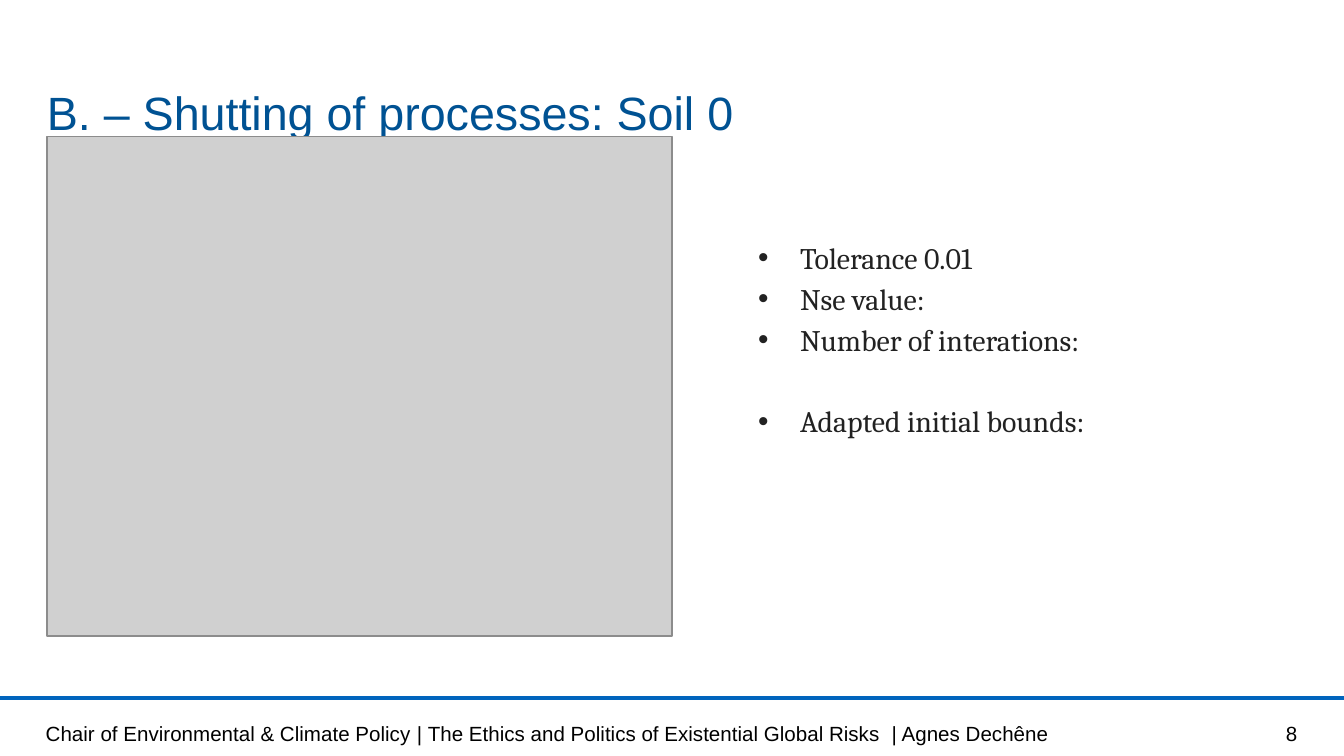
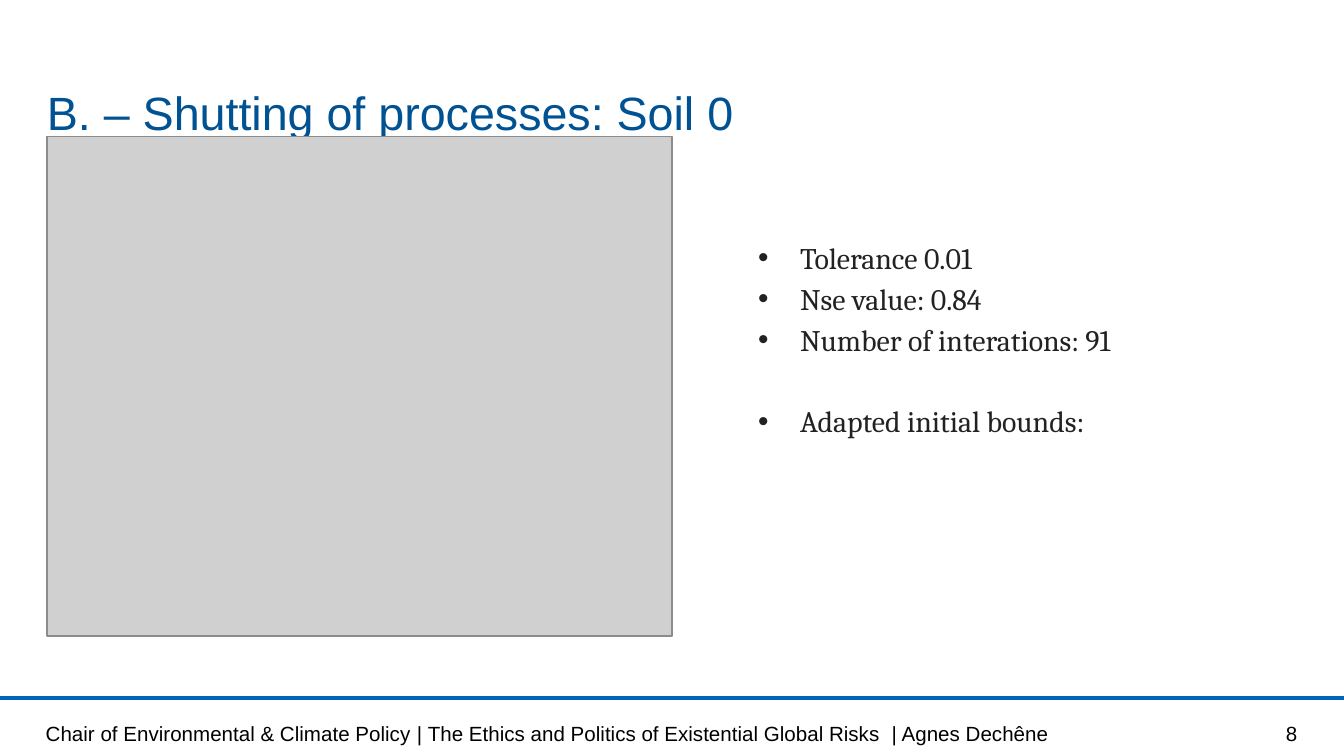
Before and after one commit to lisab00/UncertaintyQuantificationHydrology, a slide deck: slide 8 of MMUQ_task1.pptx. Drawn at 1344x756 pixels with LibreOffice and Linux fonts; fonts in the diff are those of the drawing; grey boxes stand for pictures; background and template pictures are left out. Boxes give left, top, right and bottom in pixels: in the first picture for what was removed or moved away, otherwise in the second. Text is boxed around its words. In the diff, an @@ line names an element or a change of style, - is before the commit and + after.

```diff
--- a/MMUQ_task1.pptx
+++ b/MMUQ_task1.pptx
@@ text at box(800, 289, 1110, 352): text changed @@
-• Nse value:
-• Number of interations:
+• Nse value: 0.84
+• Number of interations: 91
```
